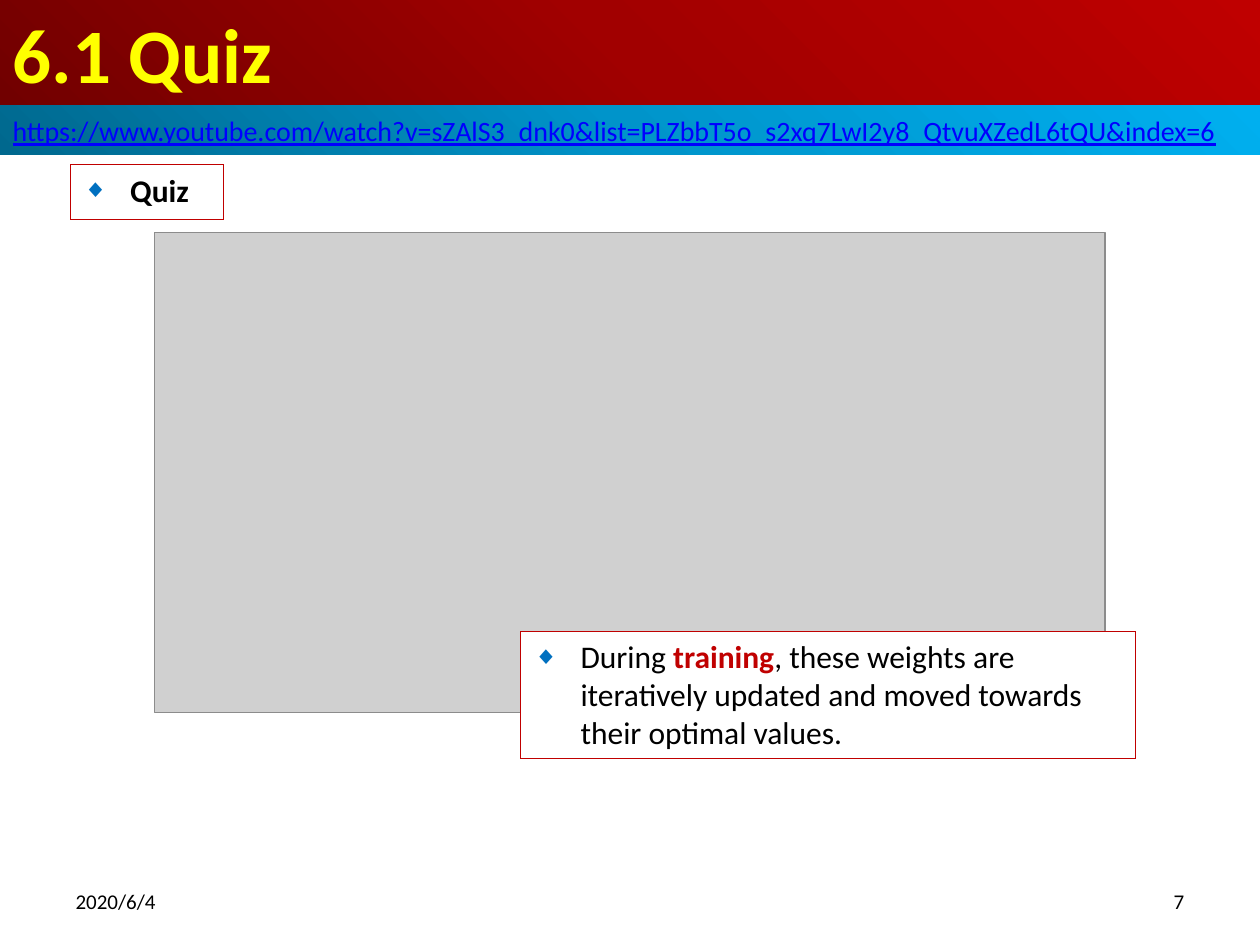
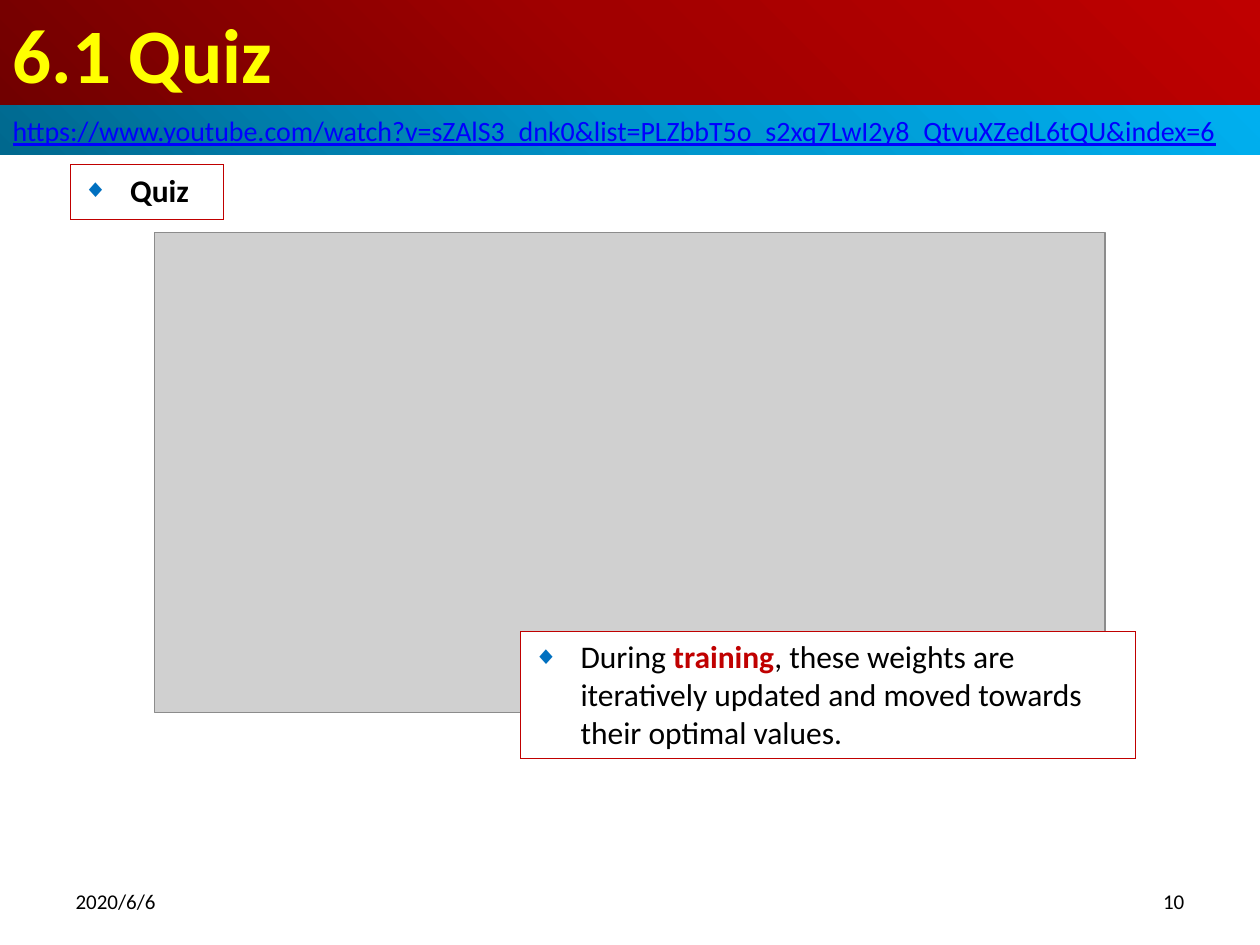
Before and after one commit to peterhchen/850_DeepLearningFundamental, a slide deck: slide 10 of 06_Training.pptx (slide 7 before the commit). Drawn at 1260x945 pixels with LibreOffice and Linux fonts; fonts in the diff are those of the drawing; grey boxes stand for pictures. Boxes give left, top, right and bottom in pixels: in the first picture for what was removed or moved away, otherwise in the second. Text is boxed around its words. In the diff, an @@ line names an element or a change of style, - is before the commit and + after.

```diff
--- a/06_Training.pptx
+++ b/06_Training.pptx
@@ text at <box>76,894,156,910</box>: text changed @@
-2020/6/4
+2020/6/6
@@ page number at <box>1163,895,1184,909</box>: text changed @@
-7
+10
```
Also in this commit, not shown: 8 other slides changed, 3 slides added, 3 other files.
